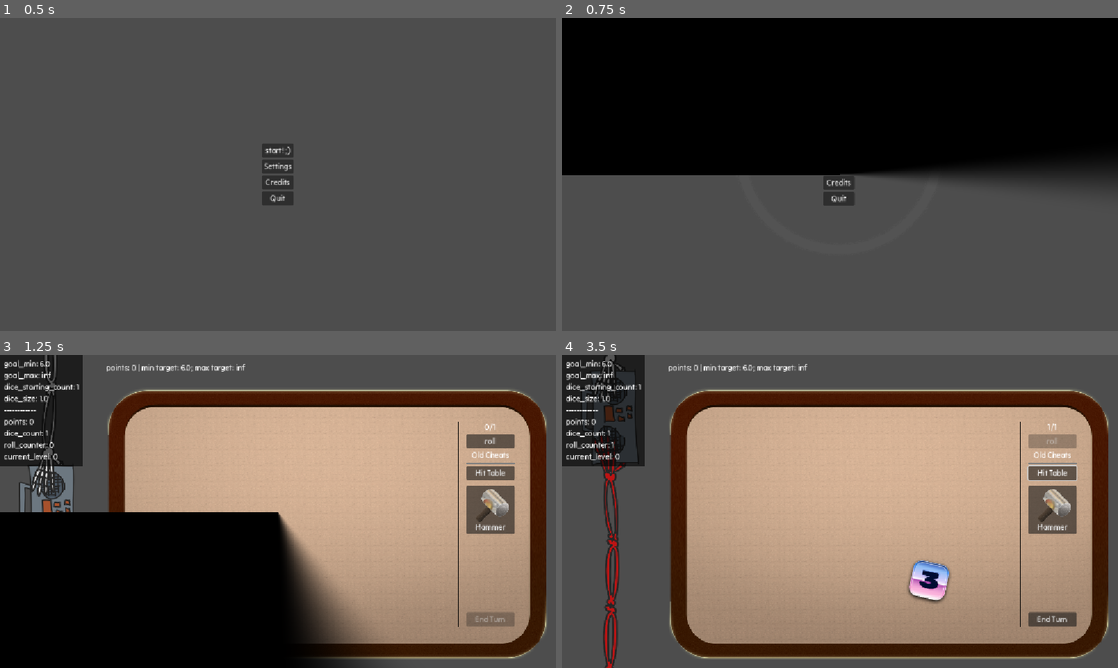
Above: before the commit, frames 1-4 (two rows, left to right).
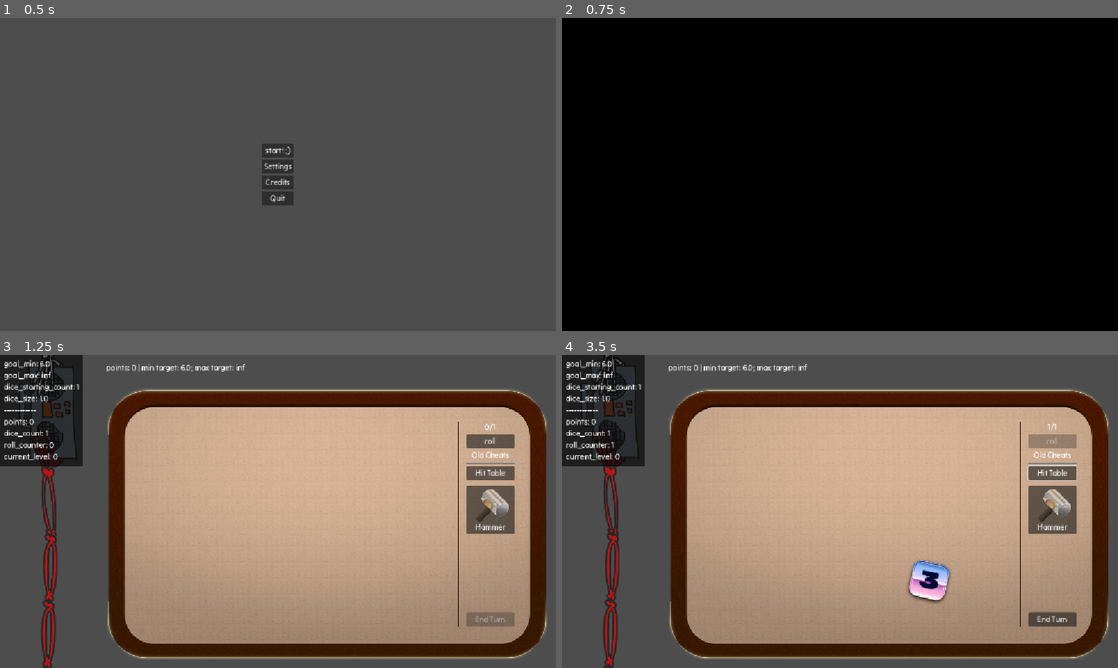
Above: after the commit, the same moments.

Repository: vhoyer/ludum_dare_60
Game: Godot game, scene res://stages/main_menu/main_menu.tscn
Two runs of this game, one before a commit and one after it. Both use one fixed random seed, a clock stepped at 60 frames per second and the inputs below.
Inputs (mouse positions are in pixels of both pictures, inside the frame that each line leads up to):
- Up to frame 1 (0.5 s): no input
- Up to frame 2 (0.75 s): click "start! ,)" at 0.5 s
- Up to frame 3 (1.25 s): no input
- Up to frame 4 (3.5 s): move the mouse to (962, 495) at 1.27 s; hold Right (ui_right) 1.28-2 s; tap K at 1.35, 2.85 s; click (962, 495) at 1.42 s; click "roll" at 2 s; move the mouse to (728, 527) at 2.77 s; hold Down (ui_down) from 2.78 s (still down)

Frame 1 is identical in both runs. In frame 2, 51% of the frame differs, in the area x 0-100%, y 47-100%; in frame 3, 31%; in frame 4, 1.3%.

Commit message:
🐛 Make transition scene fully black out

Diff:
--- a/components/stage_transition/stage_manager_transition.gd
+++ b/components/stage_transition/stage_manager_transition.gd
@@ -16,10 +16,10 @@
 func _stage_out(tween: Tween) -> void:
 	tween.tween_callback(func():
 		_color_rect.material.set_shader_parameter('invert', false))
-	tween.tween_method(_set_progress, 0.0, 1.0, duration)
+	tween.tween_method(_set_progress, 0.0, 1.1, duration)
 
 
 func _stage_in(tween: Tween) -> void:
 	tween.tween_callback(func():
 		_color_rect.material.set_shader_parameter('invert', true))
-	tween.tween_method(_set_progress, 0.0, 1.0, duration)
+	tween.tween_method(_set_progress, 0.0, 1.1, duration)
--- a/components/stage_transition/stage_manager_transition.tscn
+++ b/components/stage_transition/stage_manager_transition.tscn
@@ -28,6 +28,7 @@
 [node name="StageManagerTransition" type="CanvasLayer" unique_id=1575758094]
 layer = 128
 script = ExtResource("1_txc1h")
+duration = 0.2
 
 [node name="ColorRect" type="ColorRect" parent="." unique_id=736203938]
 unique_name_in_owner = true
